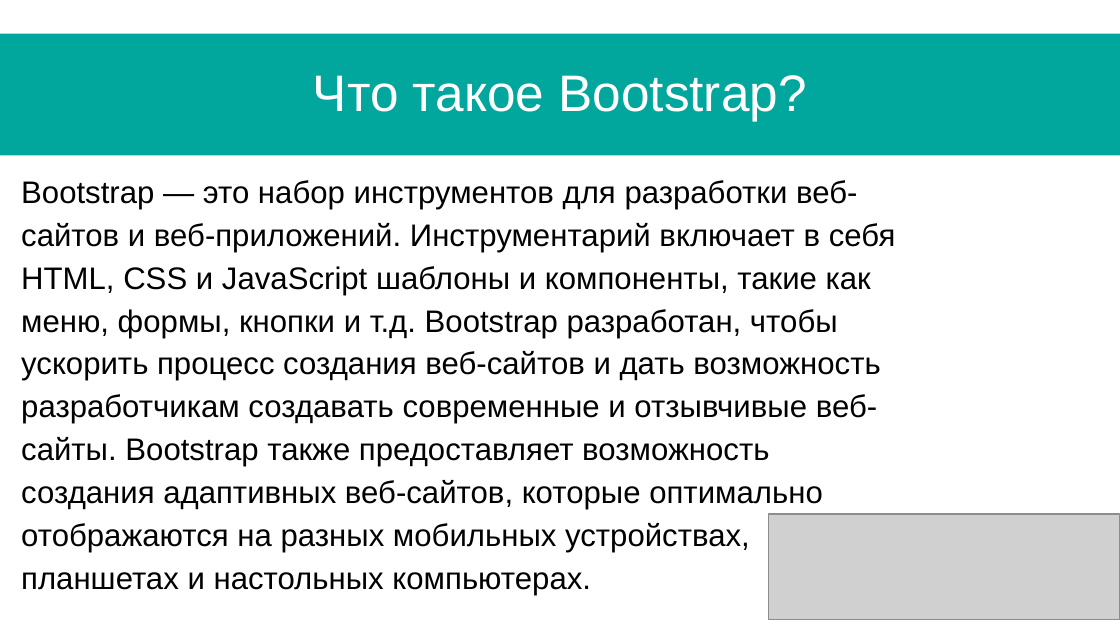
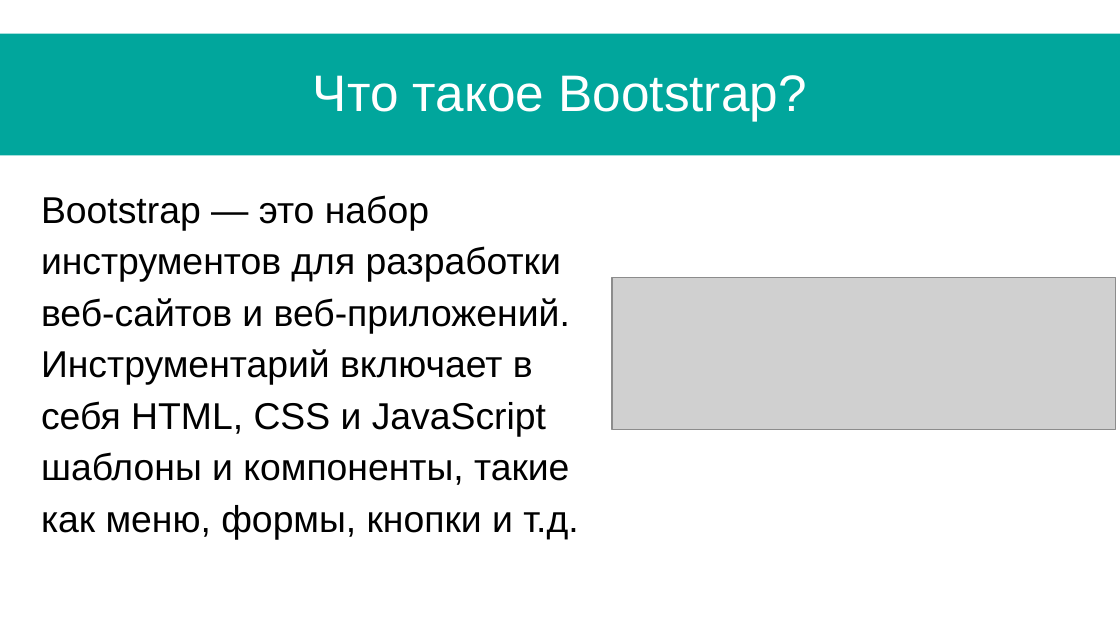
Before and after one commit to Le0ks/TCSE, a slide deck: slide 16 of Docs/СИСТЕМА ДЛЯ ПРОВЕДЕНИЯ УЧЕБНЫХ МЕРОПРИЯТИЙ И РАБОТ.pptx (slide 19 before the commit). Drawn at 1120x630 pixels with LibreOffice and Linux fonts; fonts in the diff are those of the drawing; grey boxes stand for pictures. Boxes give left, top, right and bottom in pixels: in the first picture for what was removed or moved away, otherwise in the second. Text is boxed around its words. In the diff, an @@ line names an element or a change of style, - is before the commit and + after.

```diff
--- a/Docs/СИСТЕМА ДЛЯ ПРОВЕДЕНИЯ УЧЕБНЫХ МЕРОПРИЯТИЙ И РАБОТ.pptx
+++ b/Docs/СИСТЕМА ДЛЯ ПРОВЕДЕНИЯ УЧЕБНЫХ МЕРОПРИЯТИЙ И РАБОТ.pptx
@@ text at (x1=41, y1=195, x2=578, y2=539): text changed; size 20 to 24 pt @@
-Bootstrap — это набор инструментов для разработки веб-сайтов и веб-приложений. Инструментарий включает в себя HTML, CSS и JavaScript шаблоны и компоненты, такие как меню, формы, кнопки и т.д. Bootstrap разработан, чтобы ускорить процесс создания веб-сайтов и дать возможность разработчикам создавать современные и отзывчивые веб-сайты. Bootstrap также предоставляет возможность создания адаптивных веб-сайтов, которые оптимально отображаются на разных мобильных устройствах, планшетах и настольных компьютерах.
+Bootstrap — это набор инструментов для разработки веб-сайтов и веб-приложений. Инструментарий включает в себя HTML, CSS и JavaScript шаблоны и компоненты, такие как меню, формы, кнопки и т.д.
@@ picture resized from (x1=768, y1=514, x2=1120, y2=620) to (x1=612, y1=278, x2=1116, y2=430) @@
```
Also in this commit, not shown: 7 other slides changed, 2 slides added, 3 slides removed, 11 other files.
